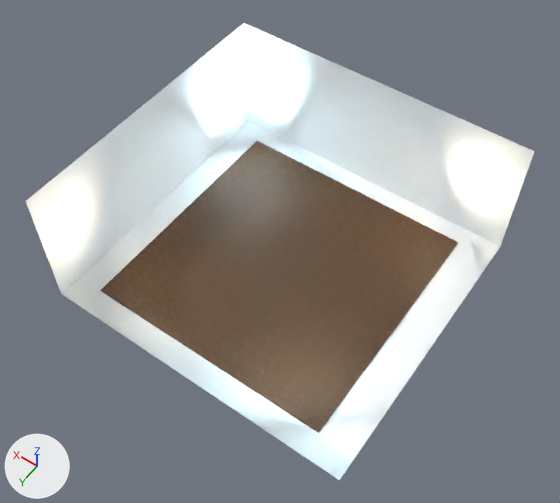
Renders of the Blender file LIB/Shading/Asset/SolBar/SolShaded.blend from each side of a commit.
Before and after are seen from a camera (50 mm lens) standing at (-17.8, 23.1, 41.1) and looking at (-0.6, -0.9, 3.4). Arrows for +X, +Y and +Z are at lower left; the lights stay in place.

The first picture shows 'Sol', 'Studio'.
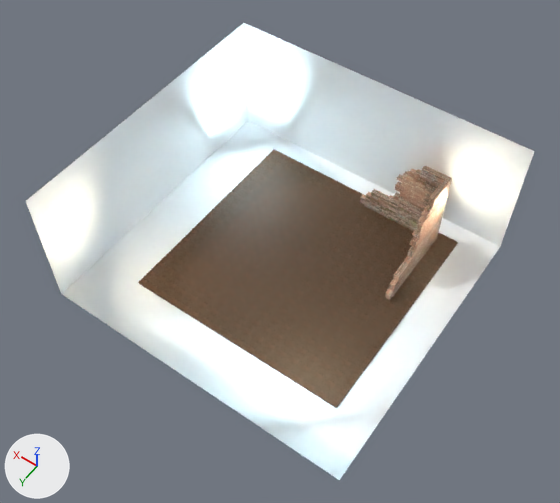
Where the newer file only moved an object's origin or applied its transform, the numbers keep the older frame.

Where the change shows, as pixel boxes [x1, y1, x2, y2] in the pictures (560 x 503 px):
'Sol', mesh rescaled (10% narrower, 11% shorter)
    before: [101, 141, 458, 433]
    after: [138, 149, 458, 408]
'MurFondGauche.001', added
    after: [360, 166, 452, 242]
'MurFondGauche.002', added
    after: [385, 179, 449, 300]

What changed in the scene script:
```text
Add img_bricks02_jpg:
    img_bricks02_jpg = load_image('bricks02.jpg', 'SourcesImages/bricks02.jpg', 600, 449, 'sRGB')
Add ng_sh_advanceddiffuse:
    ng_sh_advanceddiffuse = bpy.data.node_groups.new('SH_AdvancedDiffuse', 'ShaderNodeTree')
    # nodes: BsdfAnisotropic, BsdfDiffuse, LayerWeight, Math, MixShader
    # colours: white #ffffff, white #e7e7e7
Add mat_material:
    mat_material = bpy.data.materials.new('Material')
    # colours: white #e7e7e7
    # uses the picture img_bricks02_jpg
Change me_cube_001:
    where me_cube_001.from_pydata(...)  # 8 vertices, 6 faces; spans x -8.4..8.4, y -8.4..8.4, z -0.1..0.1
    used by ob_sol; location = (0.0, -2.11, 0.07)
    me_cube_001 part 1: the whole mesh is scaled about its middle by (0.907, 0.889, 1), then moved by (-0.8, -0.9, 0.0)
Add me_cube_002:
    me_cube_002.from_pydata(...)  # 816 vertices, 814 faces; spans x 0.0..1.4, y 0.0..2.32, z -0.25..1.75
    me_cube_002.materials.append(mat_material)
Add ob_murfondgauche_001:
    ob_murfondgauche_001 = bpy.data.objects.new('MurFondGauche.001', me_cube_002)
    ob_murfondgauche_001.location = (-7.13, -9.65, 0.45)
    ob_murfondgauche_001.scale = (4.55, -0.157, 3.21)
Add ob_murfondgauche_002:
    ob_murfondgauche_002 = bpy.data.objects.new('MurFondGauche.002', me_cube_002.copy())
    ob_murfondgauche_002.location = (-7.13, -9.65, 0.45)
    ob_murfondgauche_002.rotation_euler = (0.0, 0.0, 1.571)  # degrees (0, 0, 90)
    ob_murfondgauche_002.scale = (4.55, -0.157, 3.21)
```
